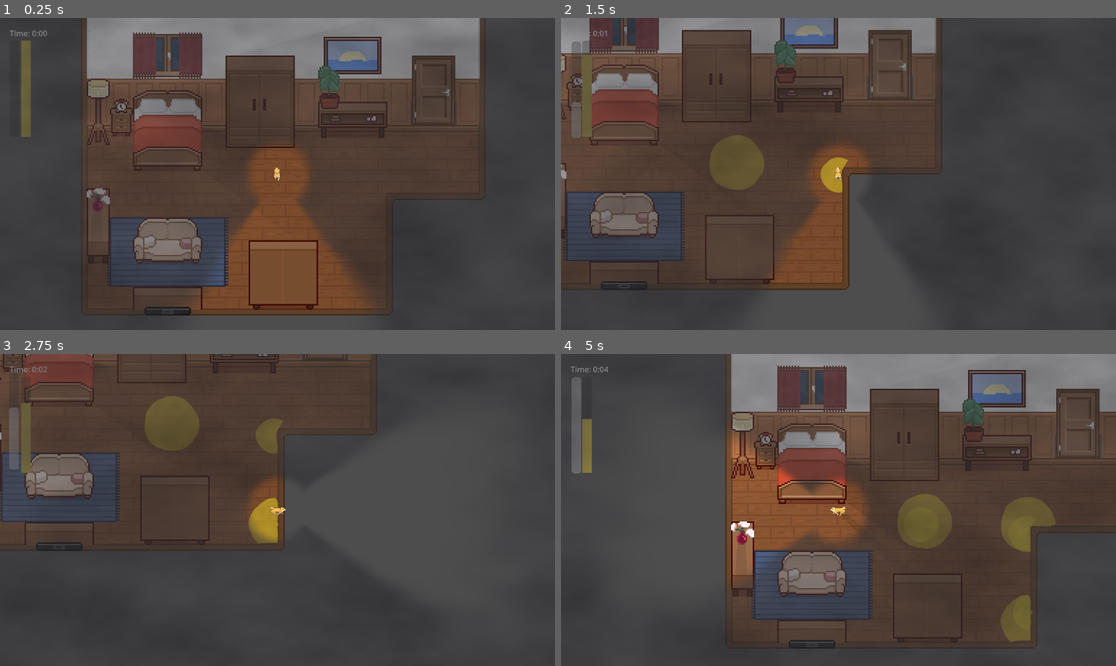
Above: before the commit, frames 1-4 (two rows, left to right).
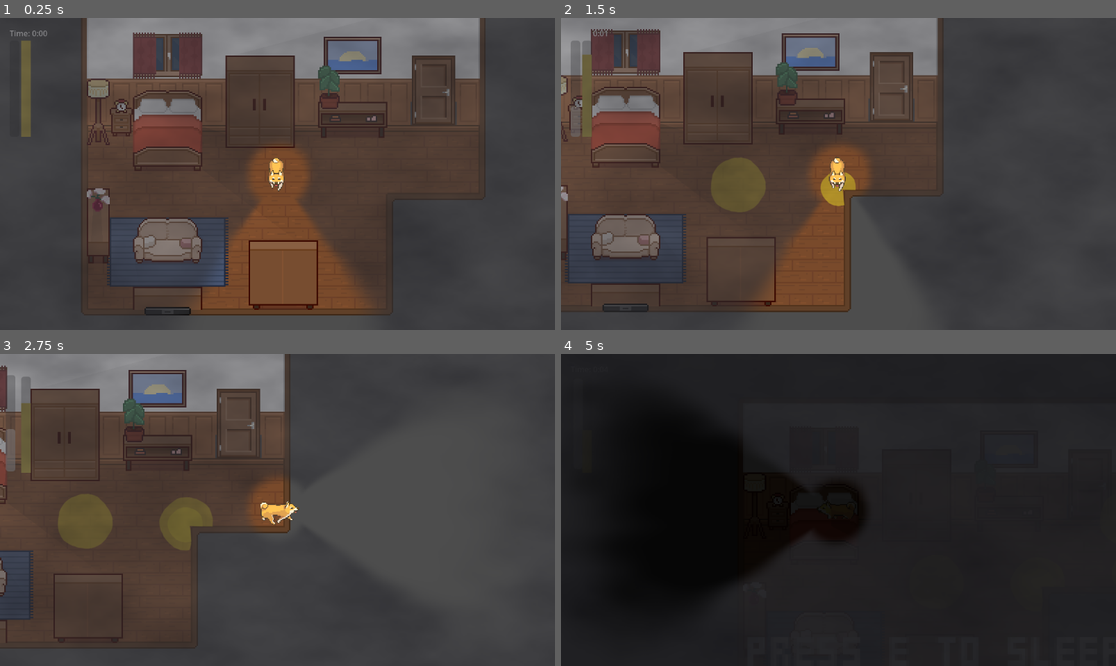
Above: after the commit, the same moments.

Repository: ethantheb/jammers
Game: Godot game, scene res://scenes/bedroom.tscn
Same seed, same stepped clock (60 frames per second), same inputs: the game is played once before the commit and once after it.
Inputs:
- Up to frame 1 (0.25 s): no input
- Up to frame 2 (1.5 s): tap Enter at 0.5 s; hold Right (ui_right) 0.53-1.28 s; hold Q 0.53-1.28 s; hold Down (ui_down) from 1.28 s (still down); tap Q at 1.35 s
- Up to frame 3 (2.75 s): release Down (ui_down) at 2.03 s; hold Right (ui_right) from 2.03 s (still down); hold Q from 2.03 s (still down)
- Up to frame 4 (5 s): release Right (ui_right) at 2.78 s; release Q at 2.78 s; hold Up (ui_up) 2.78-3.53 s; tap Q at 2.85, 4.35 s; hold Q 3.53-4.28 s; hold Left (ui_left) from 3.53 s (still down); tap E at 4.25 s

The runs differ from the first frame. In frame 1, 0.2% of the frame differs, in the area x 48-52%, y 44-56%; in frame 2, 18%; in frame 3, 16%; in frame 4, 96%, in the area x 0-100%, y 0-100%.

Commit message:
size fix for dog

Diff:
--- a/scenes/bedroom.tscn
+++ b/scenes/bedroom.tscn
@@ -5987,7 +5987,6 @@
 
 [node name="Player" parent="AboveFloor" unique_id=1839945034 instance=ExtResource("14_lyvny")]
 position = Vector2(136, -98)
-scale = Vector2(0.2, 0.2)
 
 [node name="DoorToKitchen" parent="AboveFloor" unique_id=1580824729 instance=ExtResource("16_43jao")]
 position = Vector2(244, -154)
--- a/scenes/player.tscn
+++ b/scenes/player.tscn
@@ -1755,6 +1755,7 @@
 [node name="Dog" type="AnimatedSprite2D" parent="." unique_id=2037254690]
 z_index = 1
 y_sort_enabled = true
+scale = Vector2(0.5, 0.5)
 sprite_frames = SubResource("SpriteFrames_smehm")
 animation = &"dog_idle_up"
 
--- a/scripts/player.gd
+++ b/scripts/player.gd
@@ -75,7 +75,6 @@
 
 	if dog_mode:
 		# TODO: Remove these scales if we settle on dog mode
-		scale = 0.20 * Vector2.ONE
 		$PlayerRayCast.scale = 10.0 * Vector2.ONE
 		$PlayerLabel.scale = 2.0 * Vector2.ONE
 
Not shown: 1 places in scenes/bedroom.tscn that only renumber resources
Not shown: 1 places in scenes/not_malware.tscn that only renumber resources
Not shown: 1 places in scenes/player.tscn that only renumber resources
Not shown, added: scripts/door.gd.uid
